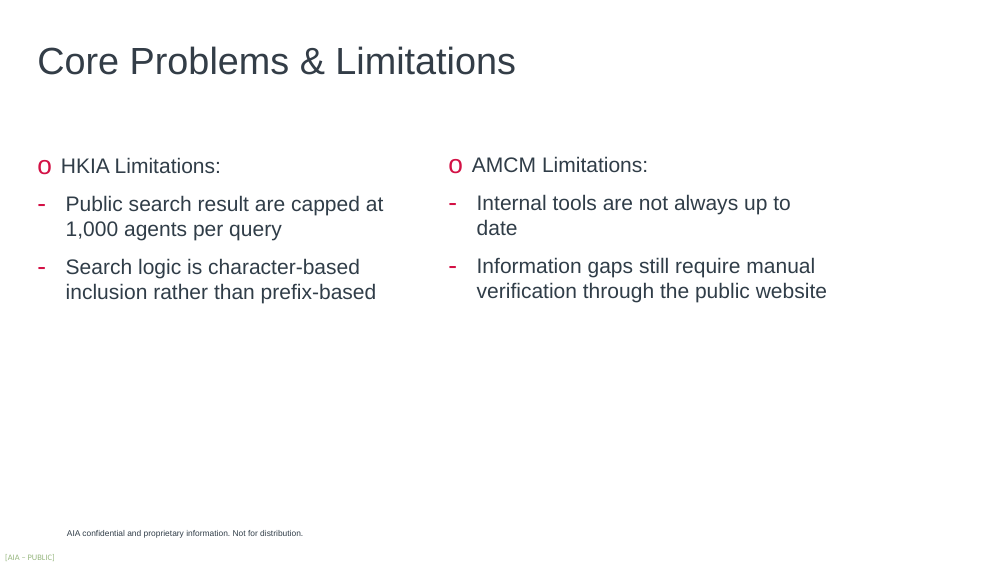
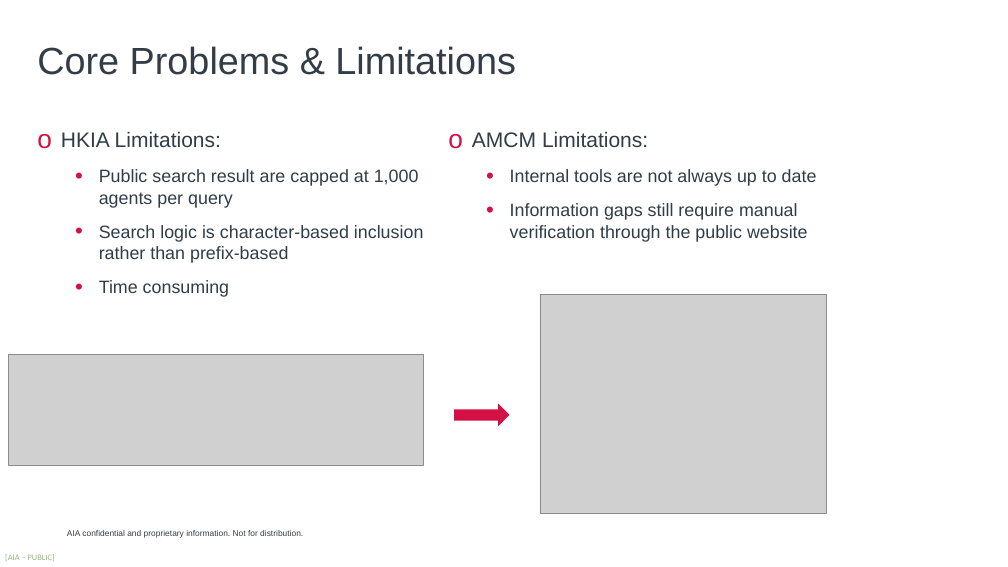
Before and after one commit to harrysokool/AIA-work, a slide deck: slide 3 of powerpoint/fetch_agent-draft.pptx. Drawn at 1008x567 pixels with LibreOffice and Linux fonts; fonts in the diff are those of the drawing; grey boxes stand for pictures; background and template pictures are left out. Boxes give left, top, right and bottom in pixels: in the first picture for what was removed or moved away, otherwise in the second. Text is boxed around its words. In the diff, an @@ line names an element or a change of style, - is before the commit and + after.

```diff
--- a/powerpoint/fetch_agent-draft.pptx
+++ b/powerpoint/fetch_agent-draft.pptx
@@ text "HKIA Limitations:": place and size @@
-text "HKIA Limitations:" at <box>61,157,384,304</box>
+text "HKIA Limitations:" at <box>61,131,424,297</box>
@@ text "AMCM Limitations:": place and size @@
-text "AMCM Limitations:" at <box>472,156,827,303</box>
+text "AMCM Limitations:" at <box>472,131,817,242</box>
@@ text at <box>99,169,424,263</box>: size 20 to 17 pt in "Public search result are capped at 1,000 ...", "Search logic is character-based inclusion rather than ..."; bullet - to •; list level 1 to 2 in "Public search result are capped ..."; list level 1 to 2 in "Search logic is character-based inclusion ..." @@
@@ text at <box>510,169,817,242</box>: size 20 to 17 pt in "Internal tools are not always up to ...", "Information gaps still require manual verification through ..."; bullet - to •; list level 1 to 2 in "Internal tools are not always ..."; list level 1 to 2 in "Information gaps still require manual ..." @@
@@ text at <box>99,280,229,297</box>: paragraph added @@
+  • Time consuming
@@ picture added at <box>540,294,827,513</box> @@
@@ picture added at <box>8,355,423,465</box> @@
@@ right arrow added at <box>454,404,510,426</box>, fill #D31145 @@
```
Also in this commit, not shown: 4 other slides changed, 1 slide added, 3 other files.
